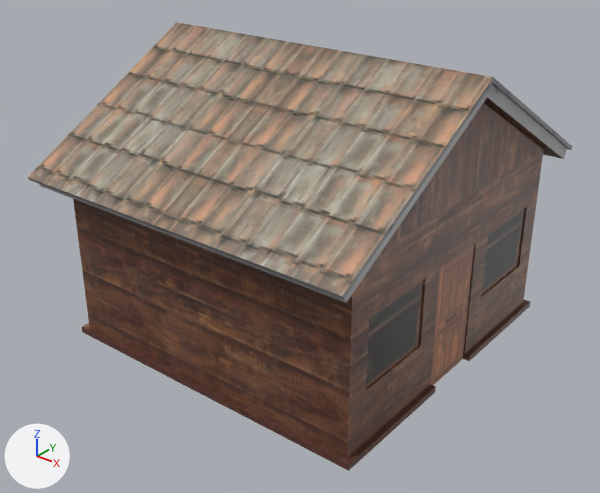
What one commit did to the FBX model Assets/Art/Models/DummyMeshFoloer/house.fbx.
One viewpoint serves both versions: a 50 mm lens placed at (15.06, -19.49, 14.69), pointed at (0.14, -0.84, 3.12). The lights are fixed; the arrows at lower left show +X, +Y and +Z. Vertices at the same position are counted once.

Names of what the first picture shows: 'house', 'house_door'.
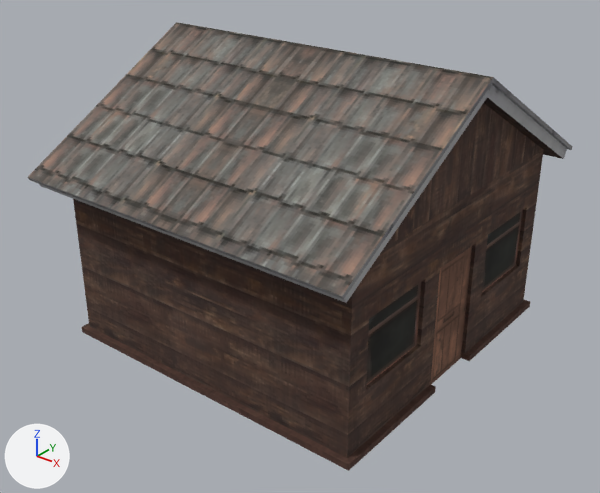
Where the change shows, as pixel boxes [x1, y1, x2, y2] in the pictures (600 x 493 px):
```json
{"object": "house", "change": "surface changed", "before": [27, 22, 573, 470], "after": [27, 22, 573, 470]}
{"object": "house_door", "change": "surface changed, moved", "before": [430, 245, 474, 385], "after": [430, 246, 472, 384]}
```

Scene script edits in JSON lines:
```json
{"op": "add", "block": "img_house_sheet_using_3_png", "code": ["img_house_sheet_using_3_png = load_image('house_sheet_using_3.png', 'house_sheet_using_3.png', 2048, 2048, 'sRGB')"]}
{"op": "set", "path": "mat_house.texture", "old": "img_house_sheet_using_png", "new": "img_house_sheet_using_3_png"}
{"op": "set", "path": "mat_house.roughness", "old": "0.5", "new": "1.0"}
{"block": "me_cube_006", "where": "me_cube_006.from_pydata(...)  # 8 vertices, 5 faces; spans x 5.17..5.23, y -1.04..1.05, z -9.32..-5.24"}
{"block": "me_cube_006", "where": "# used by ob_house_door; location = (0.0, 0.0, 9.32)"}
{"block": "me_cube_006", "change": "me_cube_006 part 1: the whole mesh is moved by (-5.17, 1.04, 9.32)"}
{"op": "set", "path": "ob_house_door.location", "old": "(0.0, 0.0, 9.32)", "new": "(5.1, -1.04, 0.0)"}
```
